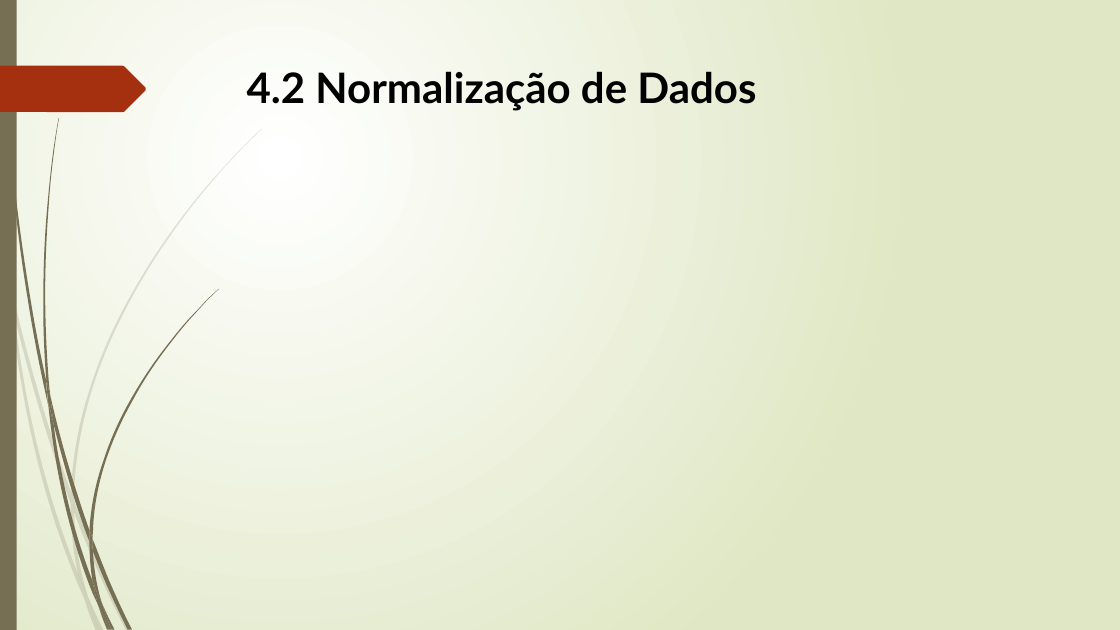
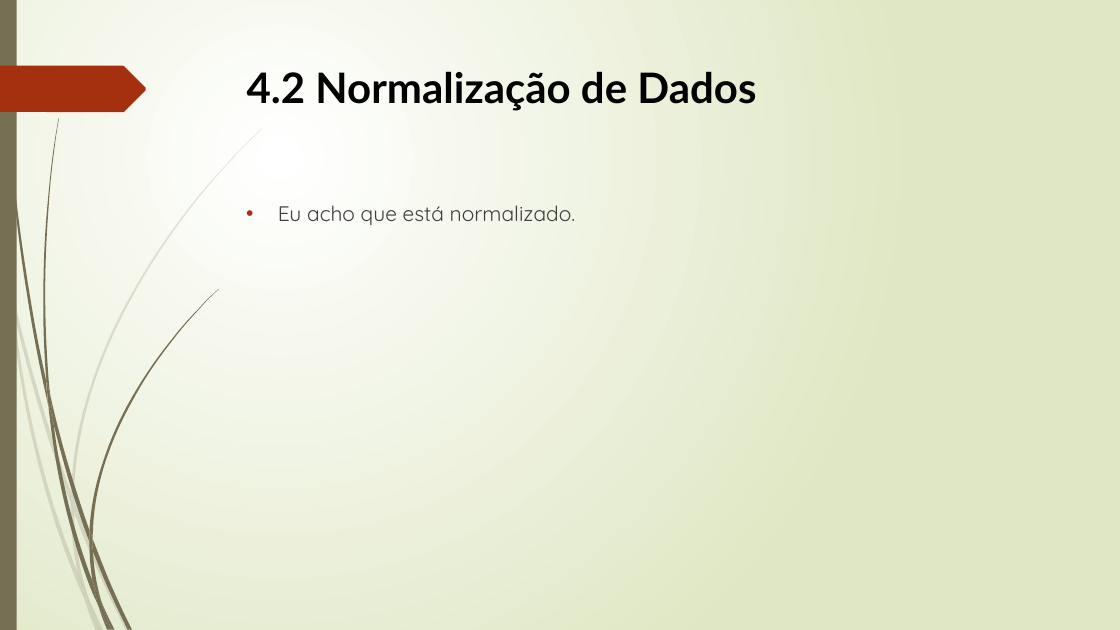
Before and after one commit to Lucenix/BD-TP, a slide deck: slide 41 of Apresentação1.pptx (slide 43 before the commit). Drawn at 1120x630 pixels with LibreOffice and Linux fonts; fonts in the diff are those of the drawing. Boxes give left, top, right and bottom in pixels: in the first picture for what was removed or moved away, otherwise in the second. Text is boxed around its words. In the diff, an @@ line names an element or a change of style, - is before the commit and + after.

```diff
--- a/Apresentação1.pptx
+++ b/Apresentação1.pptx
@@ text added at (278,205,575,225), 18 pt, text #404040 @@
+• Eu acho que está normalizado.
```
Also in this commit, not shown: 1 other slide changed, 5 slides added, 6 slides removed.
